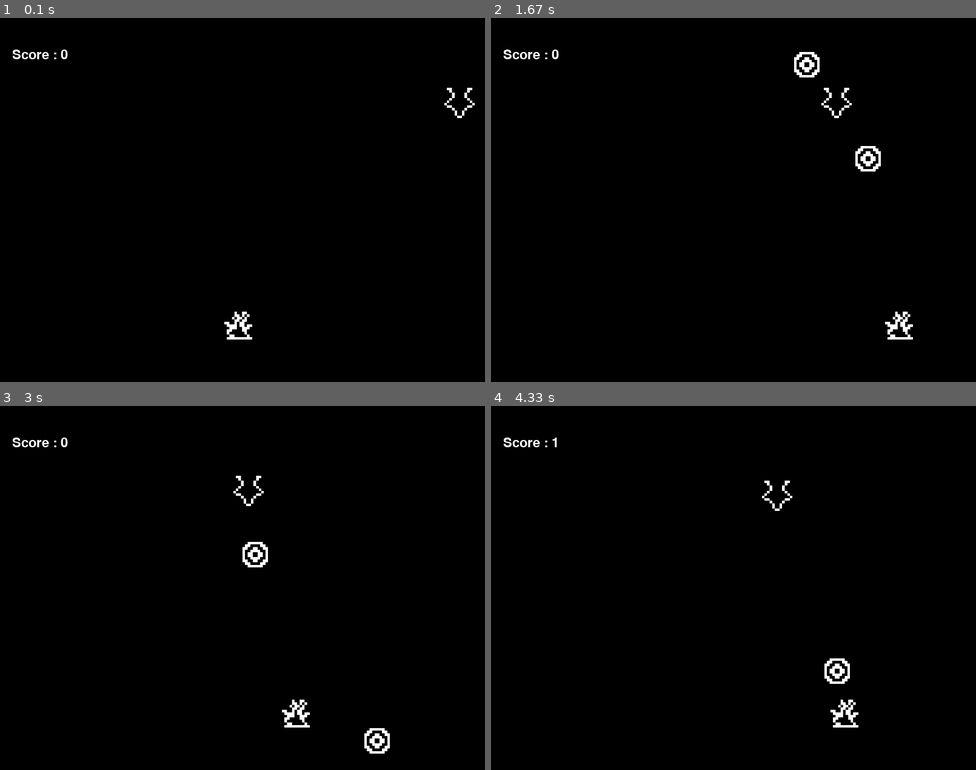
Above: before the commit, frames 1-4 (two rows, left to right).
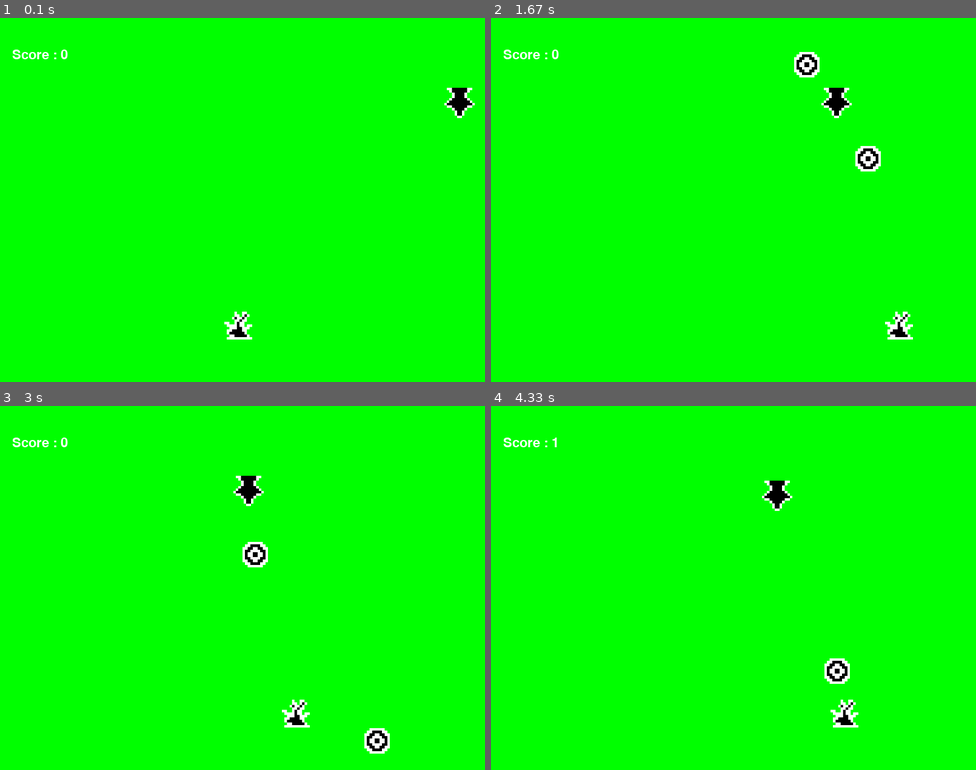
Above: after the commit, the same moments.

Repository: NicociN1/pygame-invaders-game
Game: pygame game, started from main.py
Two runs of this game, one before a commit and one after it. Both use one fixed random seed, a clock stepped at 60 frames per second and the inputs below.
Inputs:
- Up to frame 1 (0.1 s): no input
- Up to frame 2 (1.67 s): tap Space at 0.33, 0.73, 1.03, 1.23, 1.53 s; hold Right 0.67-1.13 s; hold Right 1.17-1.63 s
- Up to frame 3 (3 s): hold Left 1.67-2.2 s; tap Space at 1.73, 2.03, 2.3, 2.6, 2.73 s; hold Left 2.23-2.63 s; hold Right from 2.67 s (still down)
- Up to frame 4 (4.33 s): tap Space at 3.03, 3.4, 3.7, 3.9, 4.2 s; release Right at 3.3 s; hold Left 3.33-3.8 s; hold Right 3.83-4.3 s

The runs differ from the first frame. In frame 1, 99% of the frame differs, in the area x 0-100%, y 0-100%; in frame 2, 99%; in frame 3, 99%; in frame 4, 99%.

Commit message:
test: 💍 background color change

Diff:
--- a/main.py
+++ b/main.py
@@ -90,7 +90,7 @@
     gameOver = False
 
     while endFlag == False:
-        screen.fill((0, 0, 0))
+        screen.fill((0, 255, 0))
 
         for event in pygame.event.get():
             if event.type == pygame.QUIT:
